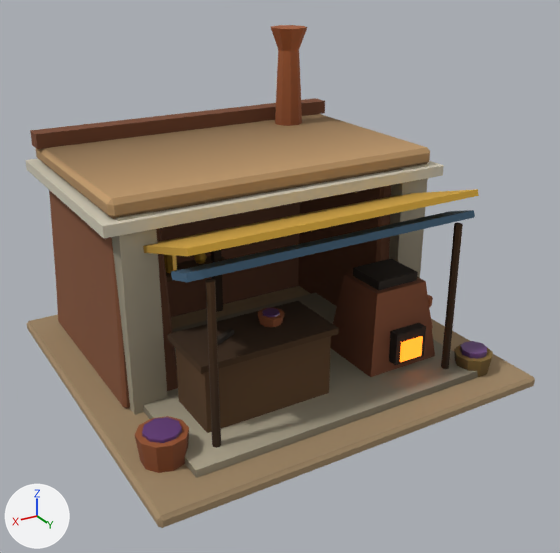
Renders of the glTF model apps/client/public/models/buildings/luxury_workshop.glb from each side of a commit.
Rendered twice from a camera (50 mm lens) standing at (2.42, 4.27, 2.73) and looking at (-0.02, 0.2, 0.7). Lighting does not change. The marker at lower left points along +X, +Y and +Z. The picture after the commit comes second. Vertices at exactly the same position are counted once.

In view in the first picture: 'luxury_workshop_brick_red', 'luxury_workshop_cloth_yellow', 'luxury_workshop_dirt_apron', 'luxury_workshop_mud_dark', 'luxury_workshop_mud_tan', 'luxury_workshop_mud_terra', 'luxury_workshop_nile_blue', 'luxury_workshop_pottery', 'luxury_workshop_stone_pale', 'luxury_workshop_stone_white', 'luxury_workshop_wood_dark', 'luxury_workshop_wood_mid' and 6 more.
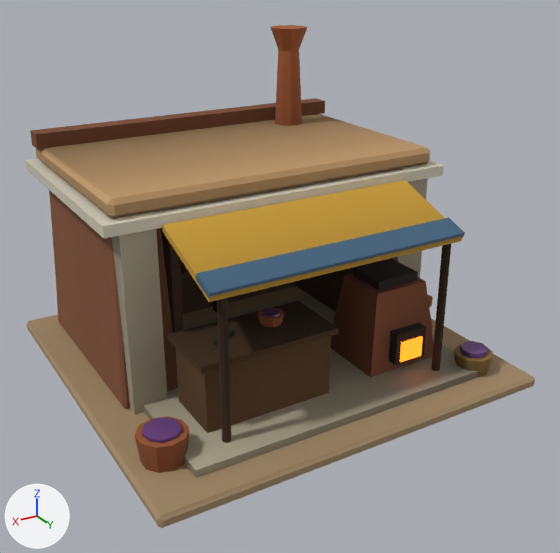
What differs and where, as boxes [x1, y1, x2, y2] in the pictures (560 x 553 px; the box of a moved part takes in the faces that stretch with it):
'luxury_workshop_cloth_yellow', mesh turned, recoloured, moved
    before: [143, 189, 479, 256]
    after: [162, 180, 463, 302]
'luxury_workshop_wood_dark', reshaped (12% shorter)
    before: [167, 223, 463, 448]
    after: [167, 244, 451, 443]
'luxury_workshop_nile_blue', mesh turned, recoloured, moved
    before: [171, 210, 475, 282]
    after: [196, 218, 465, 299]
'luxury_workshop_interior_warm', added
    after: [161, 228, 370, 366]
part 1 of me_lw_wood_benchtop, moved or reshaped
    before: [205, 279, 221, 448]
    after: [217, 298, 231, 443]
part 2 of me_lw_wood_benchtop, moved or reshaped
    before: [441, 223, 463, 369]
    after: [431, 244, 451, 371]
part 3 of me_lw_wood_benchtop, recoloured
    before: [205, 223, 463, 368]
    after: [212, 254, 442, 370]
part 4 of me_lw_wood_benchtop, edited (looks the same)
    both: [167, 301, 339, 374]
part 5 of me_lw_cloth_awn, moved or reshaped
    before: [143, 189, 479, 256]
    after: [162, 180, 463, 302]
part 6 of me_lw_cloth_awn, recoloured
    before: [143, 189, 479, 256]
    after: [165, 180, 463, 302]
part 7 of me_lw_cloth_awn, recoloured
    before: [143, 196, 393, 256]
    after: [162, 180, 404, 299]
part 8 of me_lw_blue_awnstripe, moved or reshaped
    before: [171, 210, 475, 282]
    after: [196, 218, 465, 299]
part 9 of me_lw_blue_awnstripe, recoloured
    before: [171, 210, 475, 282]
    after: [196, 233, 465, 299]
part 10 of me_lw_blue_awnstripe, recoloured
    before: [172, 210, 473, 274]
    after: [197, 218, 465, 293]

Diff of the bpy script that builds the scene:
```diff
--- a/apps/client/public/models/buildings/luxury_workshop.glb.py
+++ b/apps/client/public/models/buildings/luxury_workshop.glb.py
@@ mat_interior_warm @@
+mat_interior_warm = bpy.data.materials.new('interior_warm')
+# nodes: BsdfPrincipled, Mix, OutputMaterial, VertexColor
+# colours: brown #6a4a30, mixed with the vertex colours
@@ me_lw_wood_benchtop @@
-me_lw_wood_benchtop.from_pydata(...)  # 52 vertices, 84 faces; spans x -1.3..0.46, y -1.27..0.35, z -0.49..0.57
+me_lw_wood_benchtop.from_pydata(...)  # 52 vertices, 84 faces; spans x -1.23..0.46, y -1.27..0.34, z -0.44..0.47
+# me_lw_wood_benchtop part 1: the loose piece of 14 vertices spanning x 0.4..0.46, y 0.3..0.35, z -0.49..0.57 is scaled about its middle by (1.08, 1.08, 0.857), then moved by (-0.07, -0.01, -0.03)
+# me_lw_wood_benchtop part 2: the loose piece of 14 vertices spanning x -1.3..-1.24, y 0.3..0.35, z -0.49..0.57 is scaled about its middle by (1.08, 1.08, 0.857), then moved by (0.07, -0.01, -0.03)
+# me_lw_wood_benchtop part 3: 33 faces centred in x -1.29..0.45, y -1.27..0.33, z -0.44..0.57 are repainted in the vertex colours; the middle colour goes from grey #9f9f9f to grey #9d9d9d
+# me_lw_wood_benchtop part 4: 29 faces centred in x -1.29..0.46, y -0.08..0.35, z -0.14..0.57 are repainted in the vertex colours; the middle colour goes from light grey #cbcbcb to grey #b4b4b4
 me_lw_wood_benchtop.materials.append(mat_wood_dark)
@@ me_lw_cloth_awn @@
-me_lw_cloth_awn.from_pydata(...)  # 8 vertices, 12 faces; spans x -0.98..0.98, y -0.35..0.35, z -0.12..0.12
+me_lw_cloth_awn.from_pydata(...)  # 8 vertices, 12 faces; spans x -0.87..0.87, y -0.3..0.3, z -0.13..0.13
+# me_lw_cloth_awn part 5: the whole mesh is turned -37 degrees about the x axis through its middle and scaled by 0.889
+# me_lw_cloth_awn part 6: 5 faces centred in x -0.98..0.98, y 0.11..0.35, z 0.03..0.11 are repainted in the vertex colours; the middle colour goes from white #f8f8f8 to light grey #e1e1e1
+# me_lw_cloth_awn part 7: 3 faces centred in x 0.32..0.98, y -0.12..0.12, z -0.04..0.02 are repainted in the vertex colours; the middle colour goes from light grey #cecece to light grey #e2e2e2
 me_lw_cloth_awn.materials.append(mat_cloth_yellow)
@@ me_lw_blue_awnstripe @@
-me_lw_blue_awnstripe.from_pydata(...)  # 8 vertices, 12 faces; spans x -0.98..0.98, y -0.1..0.1, z -0.05..0.05
+me_lw_blue_awnstripe.from_pydata(...)  # 8 vertices, 12 faces; spans x -0.87..0.87, y -0.08..0.08, z -0.05..0.05
+# me_lw_blue_awnstripe part 8: the whole mesh is turned -37 degrees about the x axis through its middle and scaled by 0.89
+# me_lw_blue_awnstripe part 9: 4 faces centred in x -0.33..0.98, y -0.03..0.1, z -0.02..0.04 are repainted in the vertex colours; the middle colour goes from white #e6e6e6 to white #f2f2f2
+# me_lw_blue_awnstripe part 10: 2 faces centred in x -0.33..0.33, y -0.04..0.03, z 0.01..0.03 are repainted in the vertex colours; the middle colour goes from light grey #c2c2c2 to white #e7e7e7
 me_lw_blue_awnstripe.materials.append(mat_nile_blue)
@@ ob_luxury_workshop_cloth_yellow @@
 ob_luxury_workshop_cloth_yellow = bpy.data.objects.new('luxury_workshop_cloth_yellow', me_lw_cloth_awn)
-ob_luxury_workshop_cloth_yellow.location = (0.0, 0.62, 1.22)
+ob_luxury_workshop_cloth_yellow.location = (0.0, 0.681, 1.154)
@@ ob_luxury_workshop_nile_blue @@
 ob_luxury_workshop_nile_blue = bpy.data.objects.new('luxury_workshop_nile_blue', me_lw_blue_awnstripe)
-ob_luxury_workshop_nile_blue.location = (0.0, 0.85, 1.153)
+ob_luxury_workshop_nile_blue.location = (0.0, 0.905, 1.097)
@@ ob_luxury_workshop_interior_warm @@
+ob_luxury_workshop_interior_warm = bpy.data.objects.new('luxury_workshop_interior_warm', me_lw_inner_lining)  # 24 vertices, 36 faces; spans x -1.0..1.0, y -0.34..0.96, z -0.51..0.51
+ob_luxury_workshop_interior_warm.location = (0.0, -0.73, 0.64)
```
